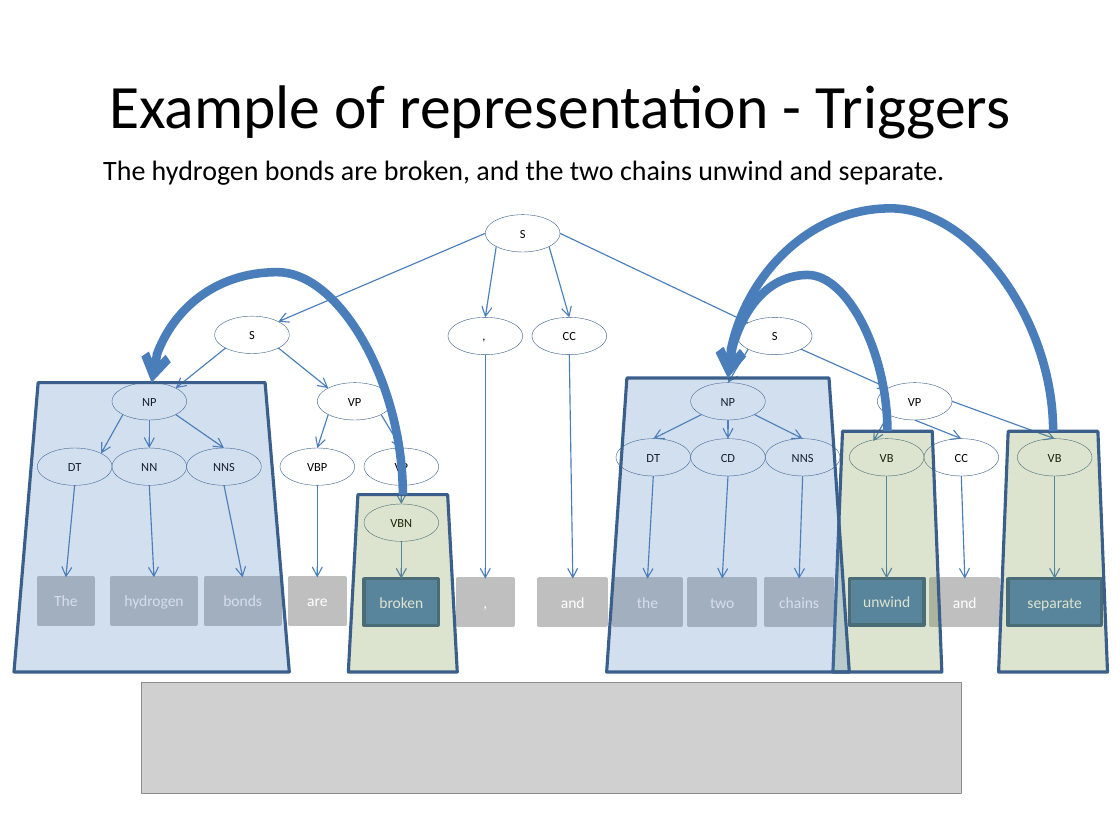
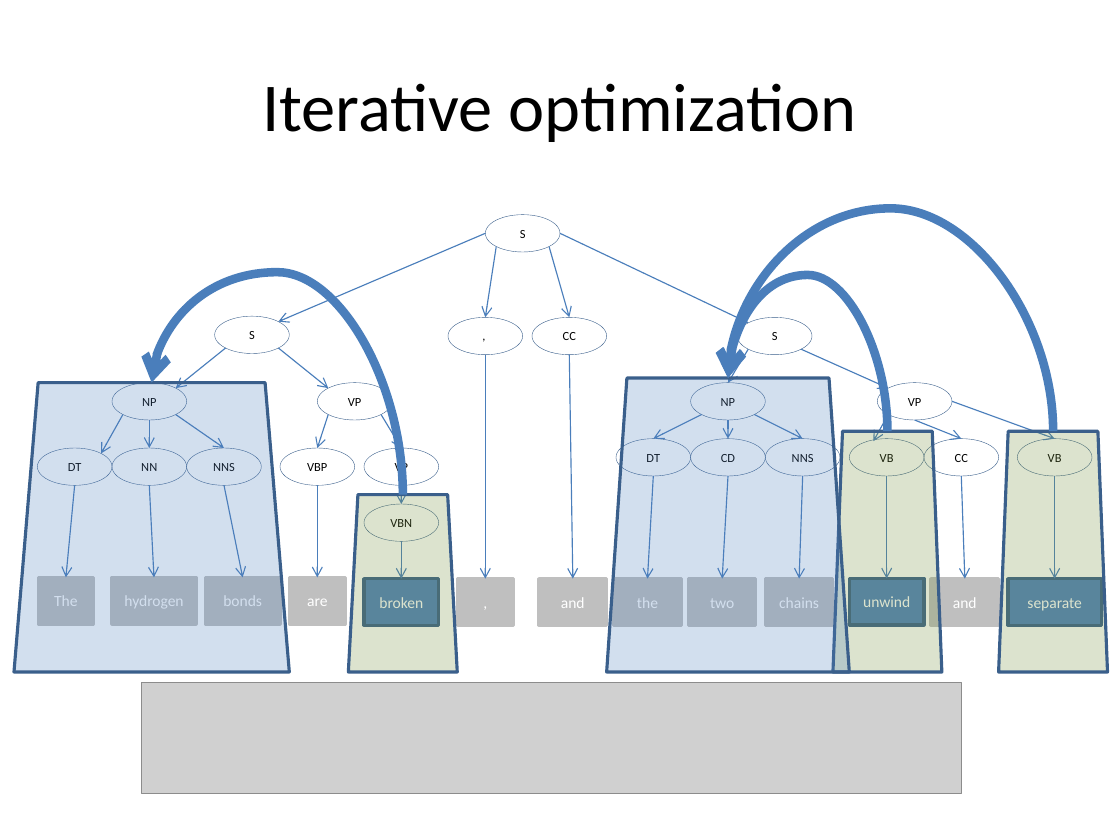
Before and after one commit to ajutscaria/CS224U, a slide deck: slide 22 of Presentation/Anubhai Philip Scaria.pptx. Drawn at 1120x840 pixels with LibreOffice and Linux fonts; fonts in the diff are those of the drawing; grey boxes stand for pictures. Boxes give left, top, right and bottom in pixels: in the first picture for what was removed or moved away, otherwise in the second. Text is boxed around its words. In the diff, an @@ line names an element or a change of style, - is before the commit and + after.

```diff
--- a/Presentation/Anubhai Philip Scaria.pptx
+++ b/Presentation/Anubhai Philip Scaria.pptx
@@ title at (x1=262, y1=83, x2=856, y2=142): text changed; size 39.6 to 44 pt @@
-Example of representation - Triggers
+Iterative optimization
@@ text removed at (x1=103, y1=160, x2=944, y2=185) @@
-The hydrogen bonds are broken, and the two chains unwind and separate.
```
Also in this commit, not shown: 16 other slides changed, 2 other files.
